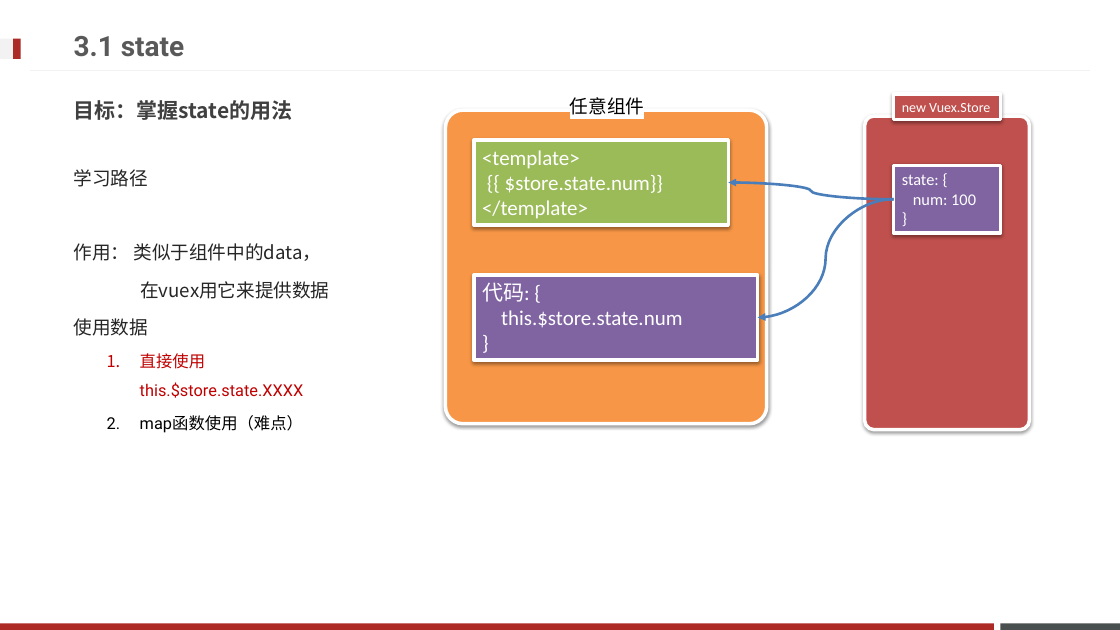
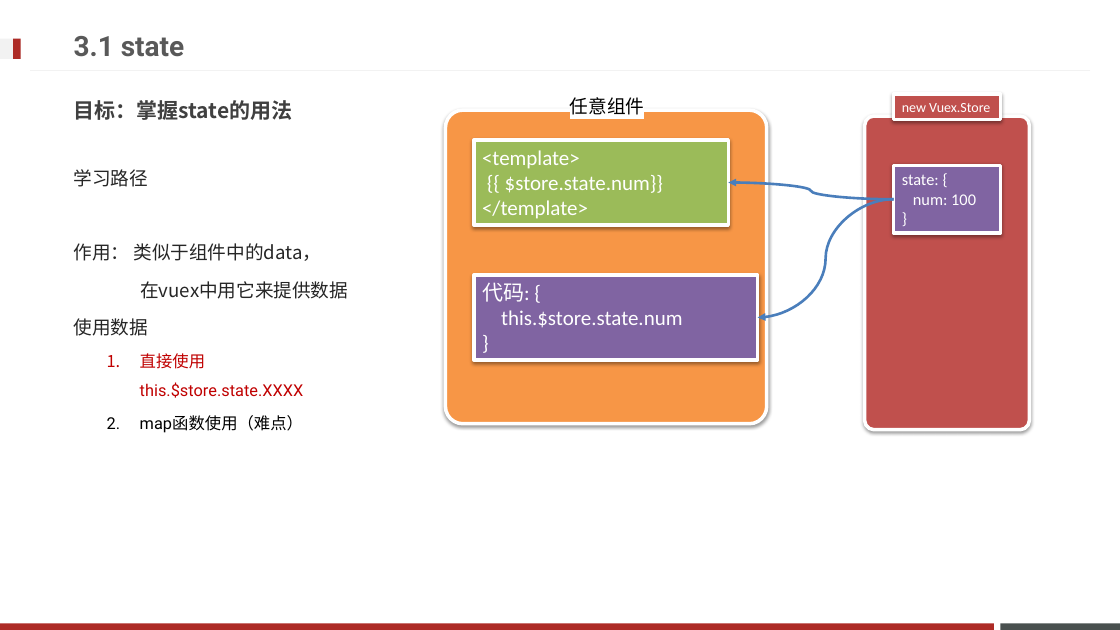
Before and after one commit to fanyouf/hmtt_web, a slide deck: slide 17 of 00ppt/01-用脚手架工具创建项目学习Vuex的使用.pptx. Drawn at 1120x630 pixels with LibreOffice and Linux fonts; fonts in the diff are those of the drawing; background and template pictures are left out. Boxes give left, top, right and bottom in pixels: in the first picture for what was removed or moved away, otherwise in the second. Text is boxed around its words. In the diff, an @@ line names an element or a change of style, - is before the commit and + after.

Commit message:
定义并使用公共数据

```diff
--- a/00ppt/01-用脚手架工具创建项目学习Vuex的使用.pptx
+++ b/00ppt/01-用脚手架工具创建项目学习Vuex的使用.pptx
@@ text at [140, 281, 348, 299]: text changed @@
-在vuex用它来提供数据
+在vuex中用它来提供数据
```
Also in this commit, not shown: 5 other slides changed, 18 other files.
